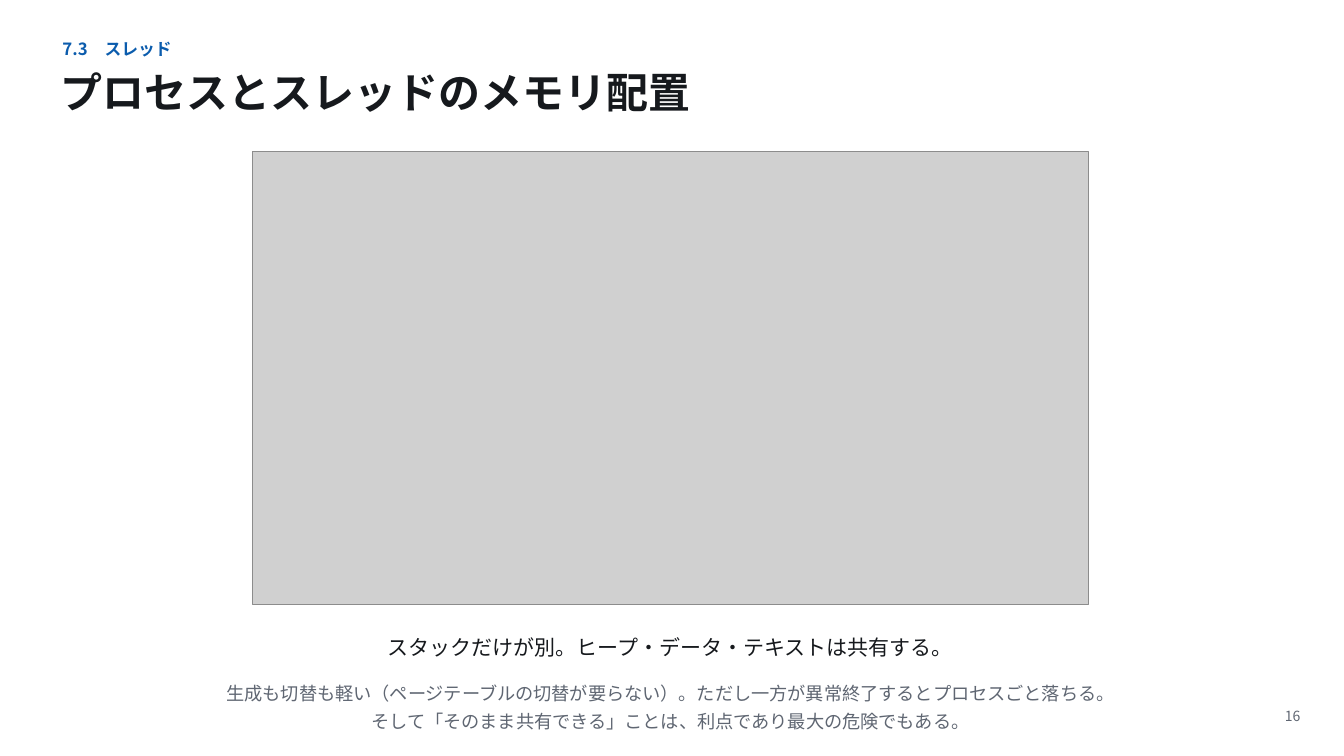
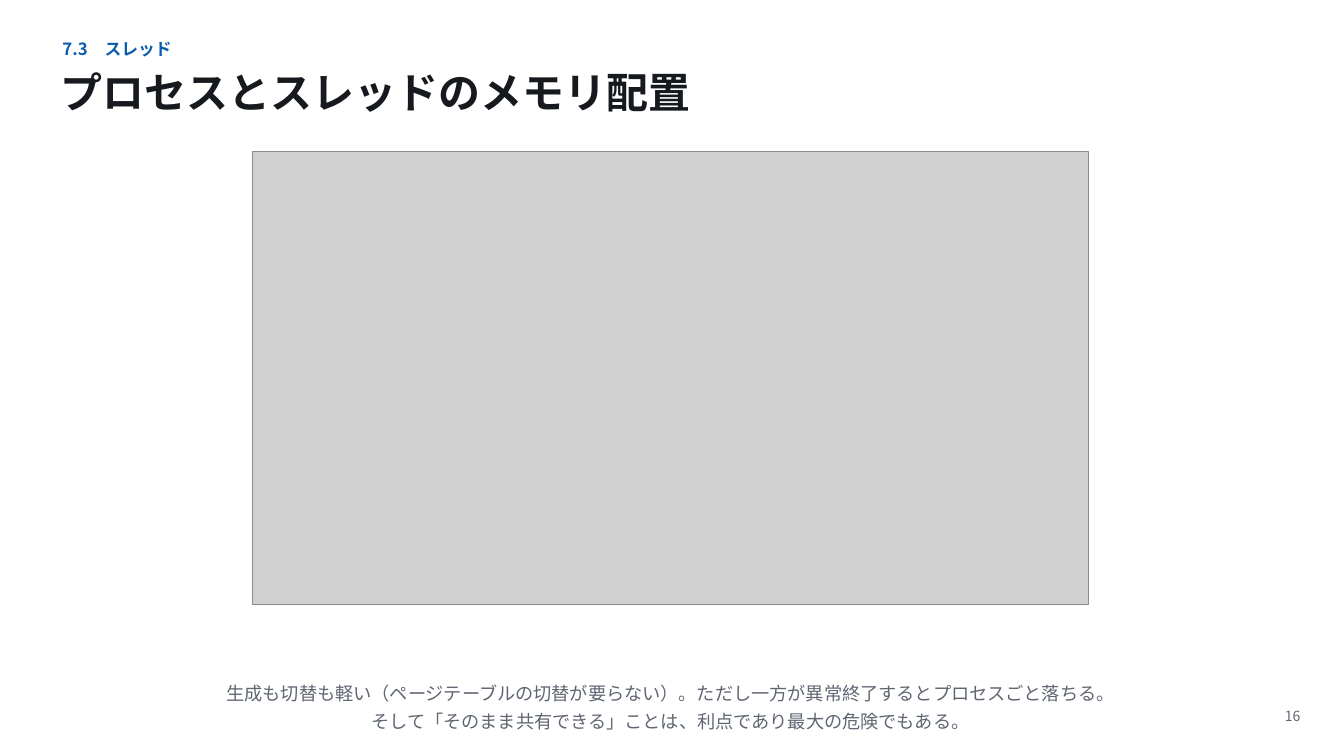
Before and after one commit to koide55/CompOutline, a slide deck: slide 16 of slides/第07回_オペレーティングシステムとプロセス.pptx. Drawn at 1344x756 pixels with LibreOffice and Linux fonts; fonts in the diff are those of the drawing; grey boxes stand for pictures. Boxes give left, top, right and bottom in pixels: in the first picture for what was removed or moved away, otherwise in the second. Text is boxed around its words. In the diff, an @@ line names an element or a change of style, - is before the commit and + after.

```diff
--- a/slides/第07回_オペレーティングシステムとプロセス.pptx
+++ b/slides/第07回_オペレーティングシステムとプロセス.pptx
@@ text removed at bbox=[388, 637, 953, 657] @@
-スタックだけが別。ヒープ・データ・テキストは共有する。
```
Also in this commit, not shown: 9 other slides changed, 23 other files.
